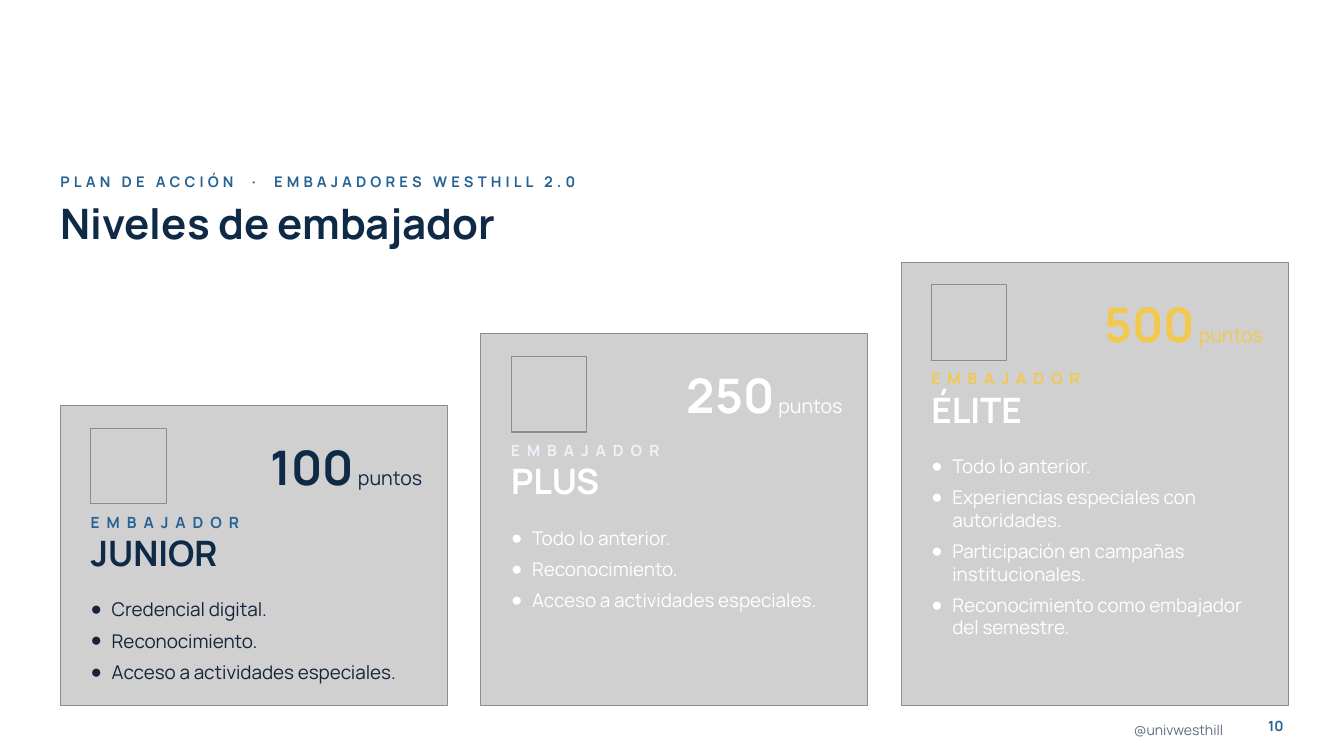
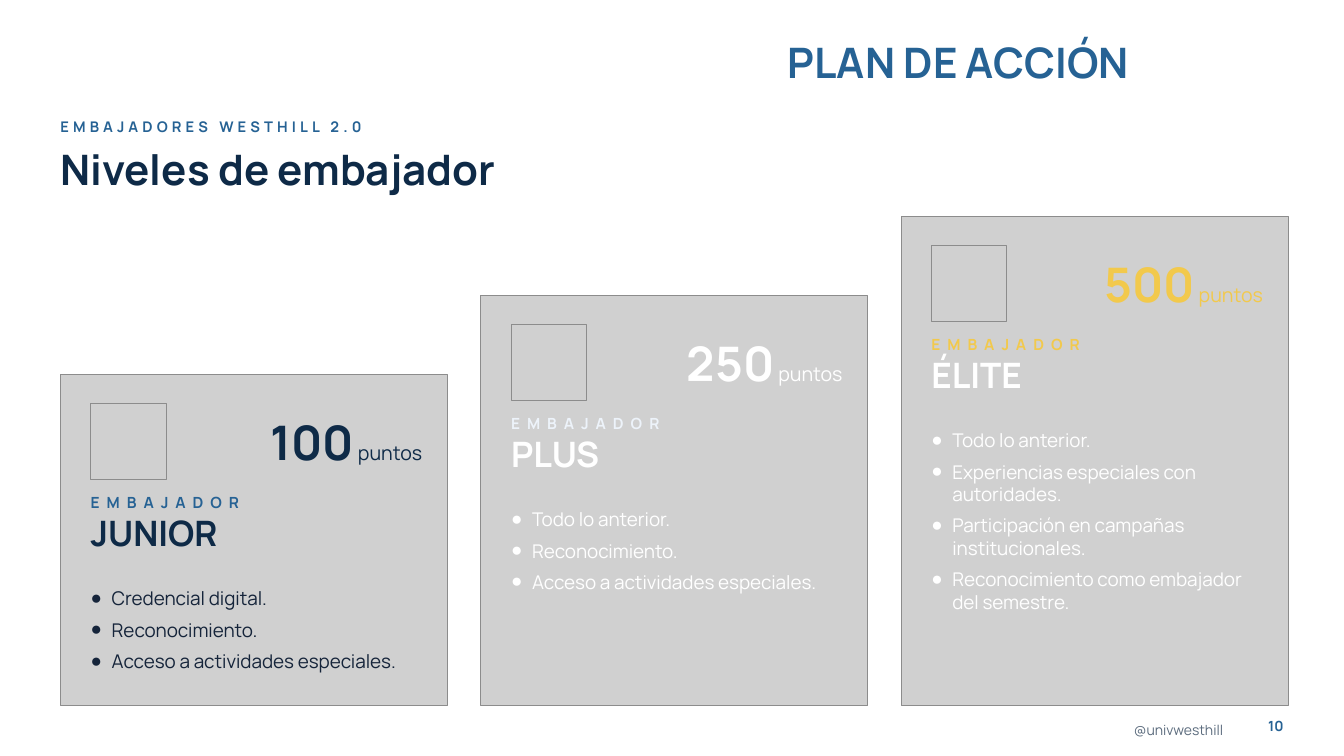
Before and after one commit to dnmcamiloedson-arch/EdUW, a slide deck: slide 10 of presentaciones/Plan_de_Accion_Embajadores_Westhill_2027.pptx. Drawn at 1344x756 pixels with LibreOffice and Linux fonts; fonts in the diff are those of the drawing; grey boxes stand for pictures; background and template pictures are left out. Boxes give left, top, right and bottom in pixels: in the first picture for what was removed or moved away, otherwise in the second. Text is boxed around its words. In the diff, an @@ line names an element or a change of style, - is before the commit and + after.

```diff
--- a/presentaciones/Plan_de_Accion_Embajadores_Westhill_2027.pptx
+++ b/presentaciones/Plan_de_Accion_Embajadores_Westhill_2027.pptx
@@ text added at bbox=[788, 39, 1129, 79], 30 pt, text #266294, bold @@
+PLAN DE ACCIÓN
@@ title "Niveles de embajador": place and size @@
-title "Niveles de embajador" at bbox=[60, 208, 495, 249]
+title "Niveles de embajador" at bbox=[60, 154, 495, 195]
@@ text at bbox=[60, 121, 361, 133]: text changed @@
-PLAN DE ACCIÓN · EMBAJADORES WESTHILL 2.0
+EMBAJADORES WESTHILL 2.0
@@ picture: place and size @@
-picture at bbox=[901, 262, 1289, 706]
+picture at bbox=[901, 217, 1289, 706]
@@ picture: place and size @@
-picture at bbox=[932, 285, 1007, 361]
+picture at bbox=[932, 246, 1007, 322]
@@ text "500 puntos": place and size @@
-text "500 puntos" at bbox=[1104, 307, 1263, 347]
+text "500 puntos" at bbox=[1104, 267, 1263, 307]
@@ picture: place and size @@
-picture at bbox=[481, 334, 868, 706]
+picture at bbox=[481, 295, 868, 706]
@@ picture: place and size @@
-picture at bbox=[511, 357, 587, 433]
+picture at bbox=[511, 325, 587, 400]
@@ text "250 puntos": place and size @@
-text "250 puntos" at bbox=[687, 378, 842, 417]
+text "250 puntos" at bbox=[687, 346, 842, 385]
@@ text "EMBAJADOR": place and size @@
-text "EMBAJADOR" at bbox=[931, 390, 1022, 423]
+text "EMBAJADOR" at bbox=[931, 355, 1022, 388]
@@ picture: place and size @@
-picture at bbox=[60, 405, 448, 706]
+picture at bbox=[60, 375, 448, 706]
@@ picture: place and size @@
-picture at bbox=[91, 429, 166, 504]
+picture at bbox=[91, 403, 166, 479]
@@ text "100 puntos": place and size @@
-text "100 puntos" at bbox=[271, 450, 422, 490]
+text "100 puntos" at bbox=[271, 425, 422, 465]
@@ text "EMBAJADOR": place and size @@
-text "EMBAJADOR" at bbox=[511, 469, 599, 494]
+text "EMBAJADOR" at bbox=[511, 442, 599, 467]
@@ text "Todo lo anterior.": place and size @@
-text "Todo lo anterior." at bbox=[952, 460, 1241, 634]
+text "Todo lo anterior." at bbox=[952, 434, 1241, 609]
@@ text "EMBAJADOR": place and size @@
-text "EMBAJADOR" at bbox=[91, 540, 218, 567]
+text "EMBAJADOR" at bbox=[91, 520, 218, 547]
@@ text "Todo lo anterior.": place and size @@
-text "Todo lo anterior." at bbox=[532, 532, 816, 607]
+text "Todo lo anterior." at bbox=[532, 513, 816, 589]
@@ text "Credencial digital.": place and size @@
-text "Credencial digital." at bbox=[112, 602, 396, 684]
+text "Credencial digital." at bbox=[112, 591, 396, 673]
```
Also in this commit, not shown: 9 other slides changed.
